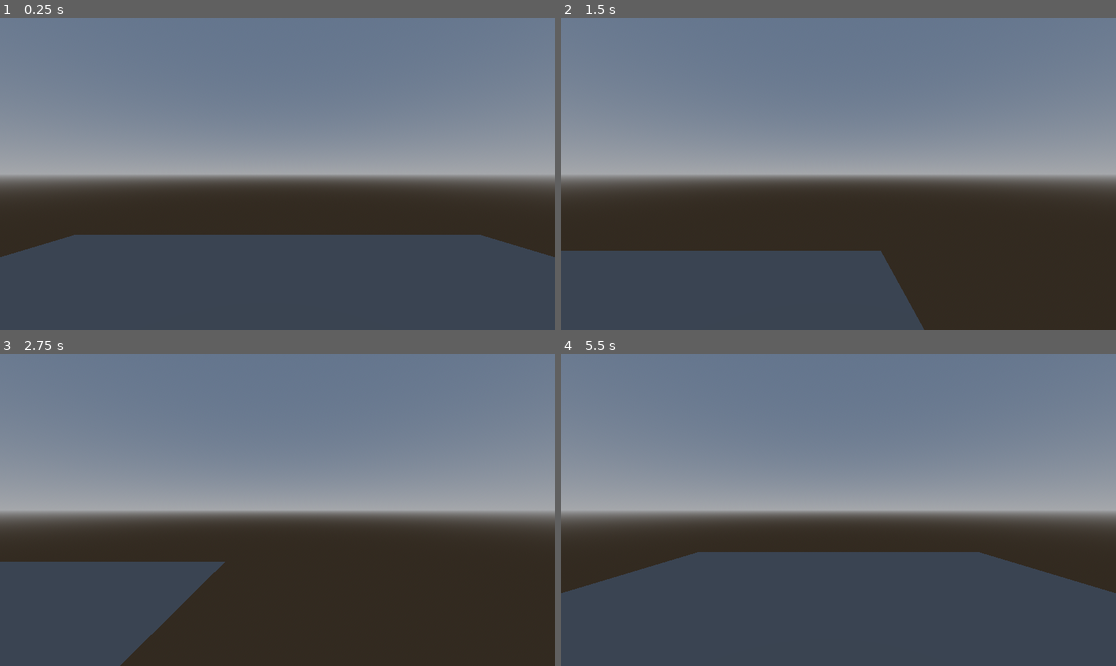
Above: before the commit, frames 1-4 (two rows, left to right).
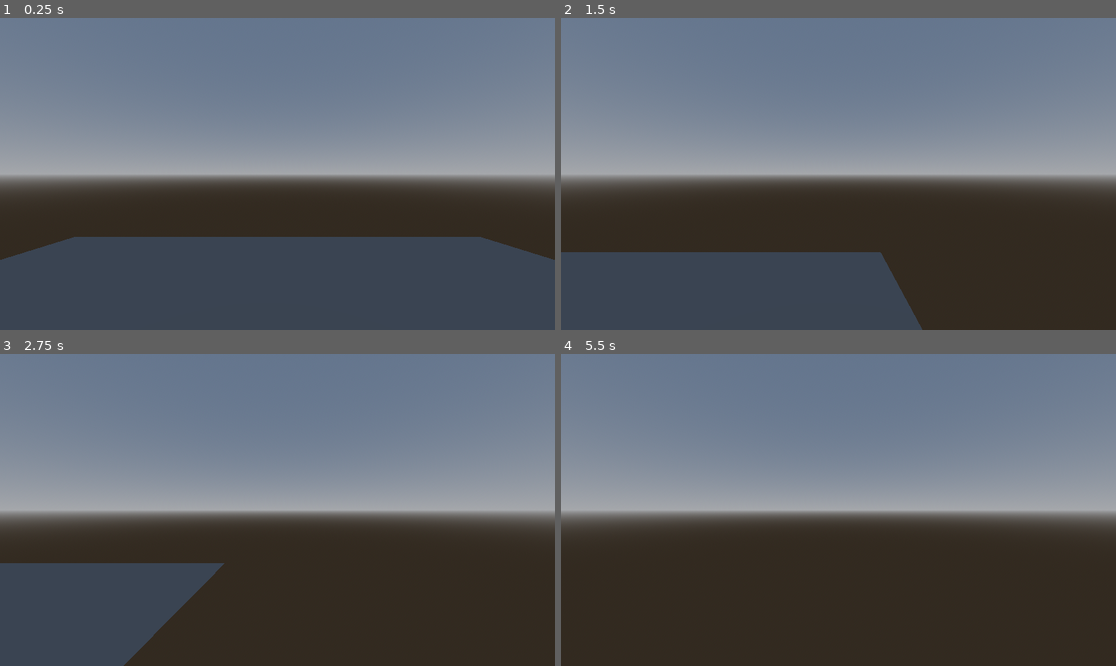
Above: after the commit, the same moments.

Repository: zuedev/Godot_Sandbox
Game: Godot game, scene res://3d.tscn
Same seed, same stepped clock (60 frames per second), same inputs: the game is played once before the commit and once after it. The project has no main scene, so this scene is started directly.
Inputs:
- Up to frame 1 (0.25 s): no input
- Up to frame 2 (1.5 s): tap Enter at 0.5 s; hold D 0.53-1.28 s; tap Space at 0.77 s; hold S from 1.28 s (still down)
- Up to frame 3 (2.75 s): tap Space at 1.52, 2 s; release S at 2.03 s; hold D from 2.03 s (still down)
- Up to frame 4 (5.5 s): release D at 2.78 s; hold W 2.78-3.53 s; tap Space at 3.02, 3.77, 4.52 s; hold A 3.53-5.03 s; hold S from 5.03 s (still down)

The runs differ from the first frame. In frame 1, 0.7% of the frame differs, in the area x 0-100%, y 69-78%; in frame 2, 0.3%; in frame 3, 0.3%; in frame 4, 33%, in the area x 0-100%, y 63-100%.

Commit message:
replace WorldBoundaryShape3D with BoxShape3D and adjust hierarchy

Diff:
--- a/source/3d.tscn
+++ b/source/3d.tscn
@@ -15,7 +15,8 @@
 
 [sub_resource type="PhysicsMaterial" id="PhysicsMaterial_p1i0w"]
 
-[sub_resource type="WorldBoundaryShape3D" id="WorldBoundaryShape3D_p1i0w"]
+[sub_resource type="BoxShape3D" id="BoxShape3D_p1i0w"]
+size = Vector3(10, 0.1, 10)
 
 [sub_resource type="QuadMesh" id="QuadMesh_p1i0w"]
 size = Vector2(10, 10)
@@ -63,11 +64,12 @@
 physics_material_override = SubResource("PhysicsMaterial_p1i0w")
 
 [node name="CollisionShape3D" type="CollisionShape3D" parent="StaticBody3D"]
-shape = SubResource("WorldBoundaryShape3D_p1i0w")
+shape = SubResource("BoxShape3D_p1i0w")
 
-[node name="MeshInstance3D" type="MeshInstance3D" parent="StaticBody3D"]
+[node name="MeshInstance3D" type="MeshInstance3D" parent="StaticBody3D/CollisionShape3D"]
 transform = Transform3D(1, 0, 0, 0, -4.37114e-08, 1, 0, -1, -4.37114e-08, 0, 0, 0)
 mesh = SubResource("QuadMesh_p1i0w")
+skeleton = NodePath("../..")
 
 [node name="CharacterBody3D" type="CharacterBody3D" parent="."]
 script = SubResource("GDScript_p1i0w")
